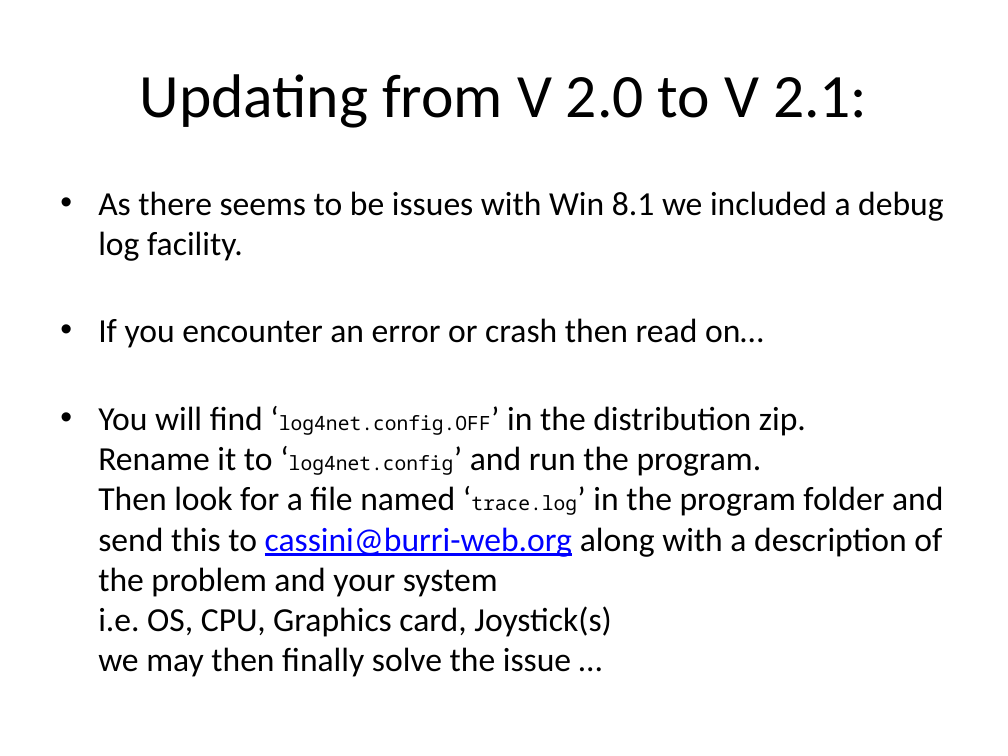
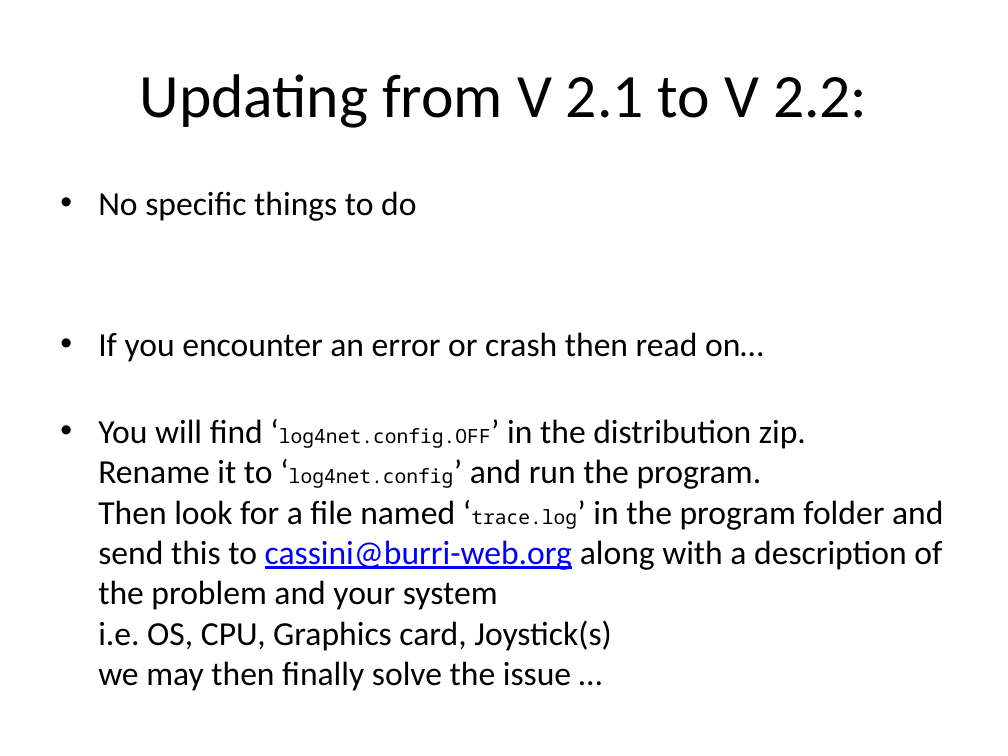
Before and after one commit to SCToolsfactory/SCJMapper-V2, a slide deck: slide 2 of doc/SCJMapper_QGuide.pptx. Drawn at 1008x756 pixels with LibreOffice and Linux fonts; fonts in the diff are those of the drawing. Boxes give left, top, right and bottom in pixels: in the first picture for what was removed or moved away, otherwise in the second. Text is boxed around its words. In the diff, an @@ line names an element or a change of style, - is before the commit and + after.

```diff
--- a/doc/SCJMapper_QGuide.pptx
+++ b/doc/SCJMapper_QGuide.pptx
@@ title at (x1=140, y1=74, x2=867, y2=128): text changed @@
-Updating from V 2.0 to V 2.1:
+Updating from V 2.1 to V 2.2:
@@ text at (x1=98, y1=191, x2=416, y2=221): text changed @@
-• As there seems to be issues with Win 8.1 we included a debug log facility.
+• No specific things to do
```
Also in this commit, not shown: 2 other slides changed, 2 slides added, 1 other file.
